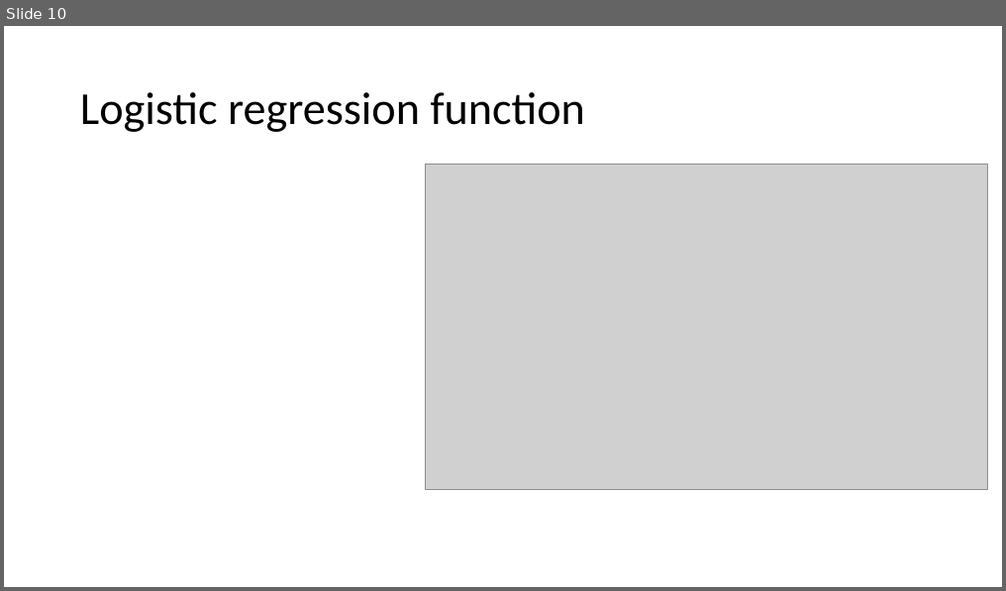
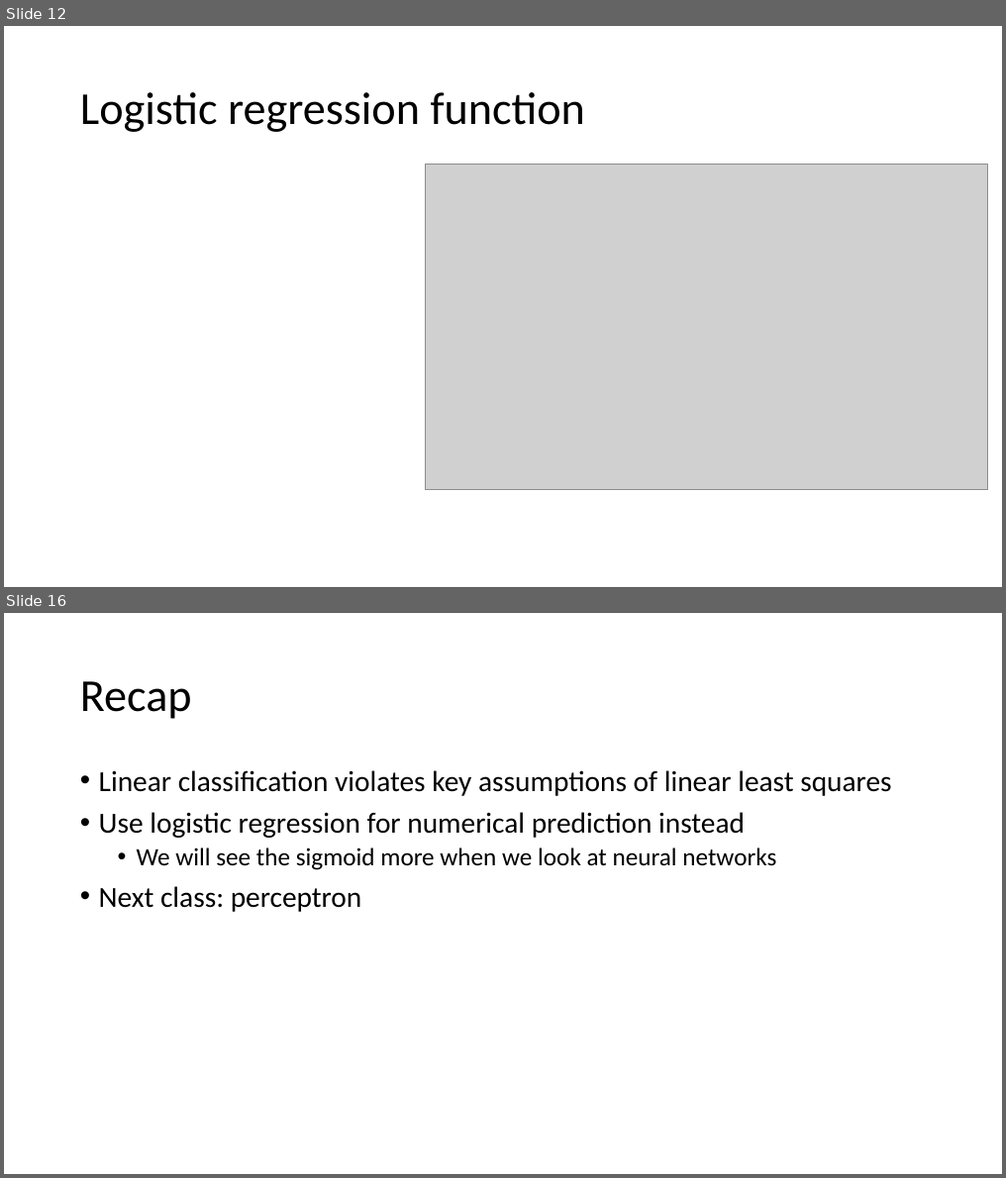
Before and after one commit to russellu/cs405, a slide deck: Lecture_08.pptx. Shown one above the other, each under a label of ours: slide 10 before the commit, slides 12 and 16 after it; the slides between them are not shown. The pictures are 1006x591 and 1006x1178 pixels, drawn with LibreOffice and Linux fonts; fonts in the diff are those of the drawing; grey boxes stand for pictures. Boxes give left, top, right and bottom in pixels: in the first picture for what was removed or moved away, otherwise in the second. Text is boxed around its words. In the diff, an @@ line names an element or a change of style, - is before the commit and + after.

```diff
--- a/Lecture_08.pptx
+++ b/Lecture_08.pptx
@@ slide 16 added at box(4, 613, 1002, 1174), background #FFFFFF @@
@@ title added at box(80, 681, 192, 719), 44 pt, text #000000 @@
+Recap
@@ text added at box(99, 770, 891, 912), 28 pt, text #000000 @@
+• Linear classification violates key assumptions of linear least squares
+• Use logistic regression for numerical prediction instead
+  • We will see the sigmoid more when we look at neural networks
+• Next class: perceptron
@@ what was slide 10 is now slide 12 @@
```
Also in this commit, not shown: 9 slides changed, 2 other slides added, 1 slide removed.
